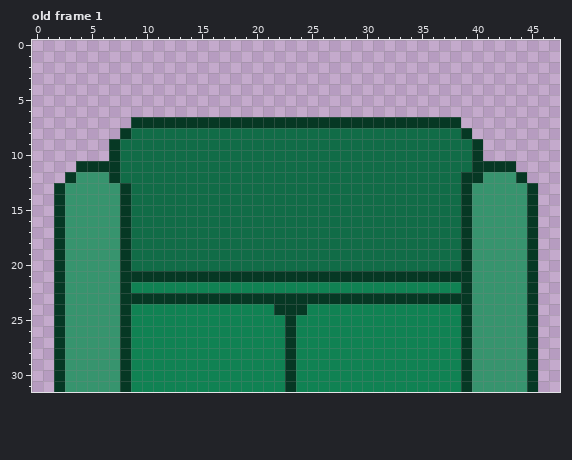
Pixel-art file, stored at Assets/Sprites/sofa.aseprite. The picture above was drawn from the file before the commit.
48x32 pixels, 2 frames. Shown: old frame 1.
After the commit:
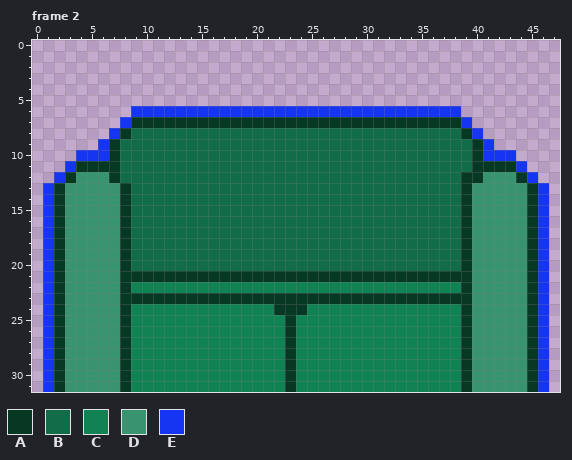
Palette (. is transparent): A #063824  B #116c47  C #108253  D #37946e  E #1535f2
A new or re-ordered frame is compared with the old frame closest to it.
Changes in this commit:
frames 2 -> 3
Frame 2 is new; against old frame 1:
y 6: x 9..38 .............................. -> EEEEEEEEEEEEEEEEEEEEEEEEEEEEEE
y 7: x 8 . -> E; x 39 . -> E
y 8: x 7 . -> E; x 40 . -> E
y 9: x 6 . -> E; x 41 . -> E
y 10: x 4..6 ... -> EEE; x 41..43 ... -> EEE
y 11: x 3 . -> E; x 44 . -> E
y 12: x 2 . -> E; x 45 . -> E
y 13..31: x 1 . -> E; x 46 . -> E
Changed places in both pictures, as pixel boxes (x1, y1, x2, y2):
added: (43, 106, 549, 392)
